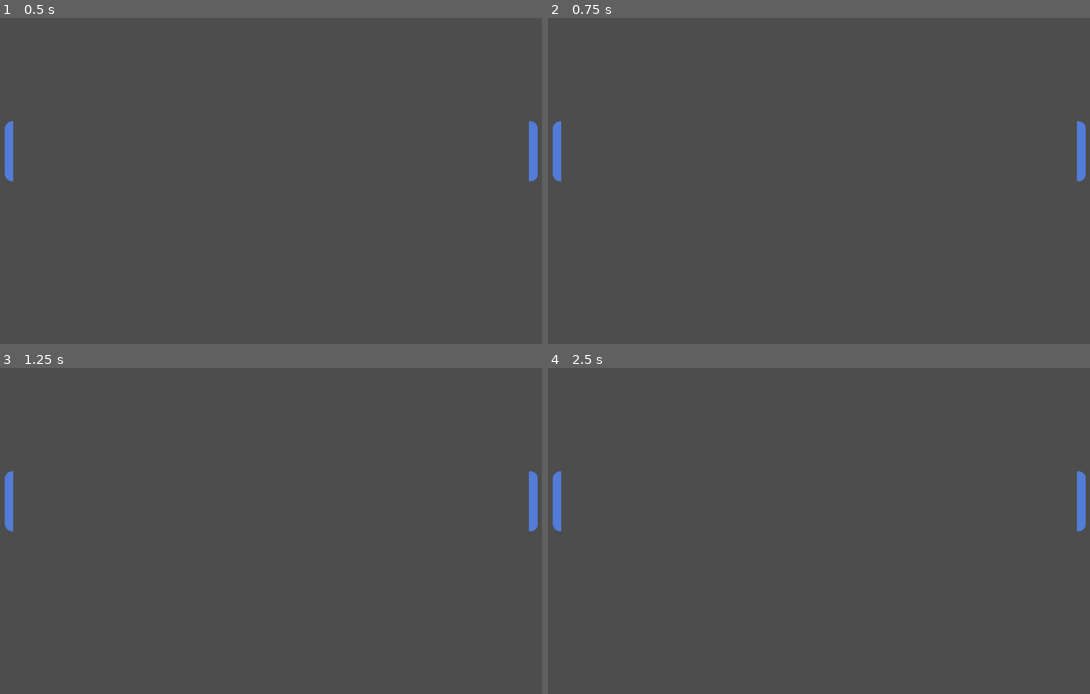
Above: before the commit, frames 1-4 (two rows, left to right).
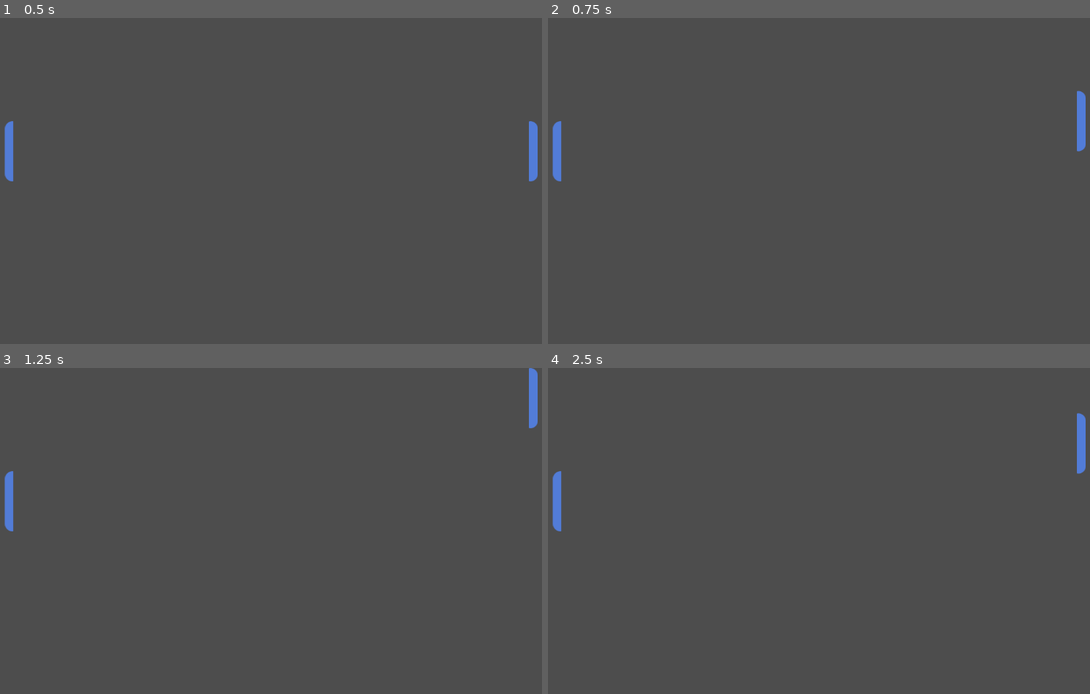
Above: after the commit, the same moments.

Repository: ItsWinterInNevada/pong_godot
Game: Godot game, scene res://scenes/game.tscn
Same seed, same stepped clock (60 frames per second), same inputs: the game is played once before the commit and once after it. The project has no main scene, so this scene is started directly.
Inputs:
- Up to frame 1 (0.5 s): no input
- Up to frame 2 (0.75 s): tap Enter at 0.5 s; hold Up (ui_up) from 0.53 s (still down)
- Up to frame 3 (1.25 s): keep holding Up (ui_up)
- Up to frame 4 (2.5 s): tap Space at 1.25 s; release Up (ui_up) at 1.28 s; hold Down (ui_down) 1.28-2.03 s; tap Enter at 2 s; hold Up (ui_up) from 2.03 s (still down)

Frame 1 is identical in both runs. In frame 2, 0.3% of the frame differs, in the area x 97-100%, y 22-51%; in frame 3, 0.6%, in the area x 97-100%, y 0-51%; in frame 4, 0.6%.

Commit message:
Add script for separate player and computer movement

Diff:
--- a/scenes/game.tscn
+++ b/scenes/game.tscn
@@ -2,6 +2,8 @@
 
 [ext_resource type="PackedScene" uid="uid://d22jawmr5833r" path="res://scenes/level.tscn" id="1_uwrxv"]
 [ext_resource type="PackedScene" uid="uid://e1m8wcpynwlx" path="res://scenes/paddle.tscn" id="2_yqjtg"]
+[ext_resource type="Script" uid="uid://cdrtfq0w1w5q3" path="res://scripts/player.gd" id="3_lbhrr"]
+[ext_resource type="Script" uid="uid://dw0ofe6c1uevf" path="res://scripts/computer.gd" id="4_iywne"]
 
 [node name="Game" type="Node2D" unique_id=1934257106]
 
@@ -10,7 +12,9 @@
 
 [node name="Player" parent="." unique_id=1833255128 instance=ExtResource("2_yqjtg")]
 position = Vector2(40, 265)
+script = ExtResource("3_lbhrr")
 
 [node name="Computer" parent="." unique_id=1304982822 instance=ExtResource("2_yqjtg")]
 position = Vector2(1079, 265)
 rotation = 3.1415927
+script = ExtResource("4_iywne")
--- a/scenes/paddle.tscn
+++ b/scenes/paddle.tscn
@@ -1,14 +1,12 @@
 [gd_scene format=3 uid="uid://e1m8wcpynwlx"]
 
 [ext_resource type="Texture2D" uid="uid://cnpfelrt1aagu" path="res://assets/player_one.png" id="1_3xiby"]
-[ext_resource type="Script" uid="uid://bwior3ulild6l" path="res://scripts/paddle.gd" id="1_y7wee"]
 
 [sub_resource type="RectangleShape2D" id="RectangleShape2D_y7wee"]
 size = Vector2(17, 120)
 
 [node name="Paddle" type="CharacterBody2D" unique_id=1833255128]
 motion_mode = 1
-script = ExtResource("1_y7wee")
 
 [node name="Sprite2D" type="Sprite2D" parent="." unique_id=1600522198]
 texture = ExtResource("1_3xiby")
--- /dev/null
+++ b/scripts/computer.gd
@@ -0,0 +1,12 @@
+extends CharacterBody2D
+
+const SPEED = 300.0
+
+func _physics_process(delta: float) -> void:
+	var direction := Input.get_axis("ui_up", "ui_down")
+	if direction:
+		velocity.y = direction * SPEED
+	else:
+		velocity.y = move_toward(velocity.x, 0, SPEED)
+
+	move_and_slide()
--- a/scripts/paddle.gd
+++ b/scripts/player.gd
@@ -1,12 +1,8 @@
 extends CharacterBody2D
-
 
 const SPEED = 300.0
 
 func _physics_process(delta: float) -> void:
-
-	# Get the input direction and handle the movement/deceleration.
-	# As good practice, you should replace UI actions with custom gameplay actions.
 	var direction := Input.get_axis("move_up", "move_down")
 	if direction:
 		velocity.y = direction * SPEED
Not shown, added: scripts/computer.gd.uid
Not shown, removed: scripts/paddle.gd.uid
Not shown, added: scripts/player.gd.uid
